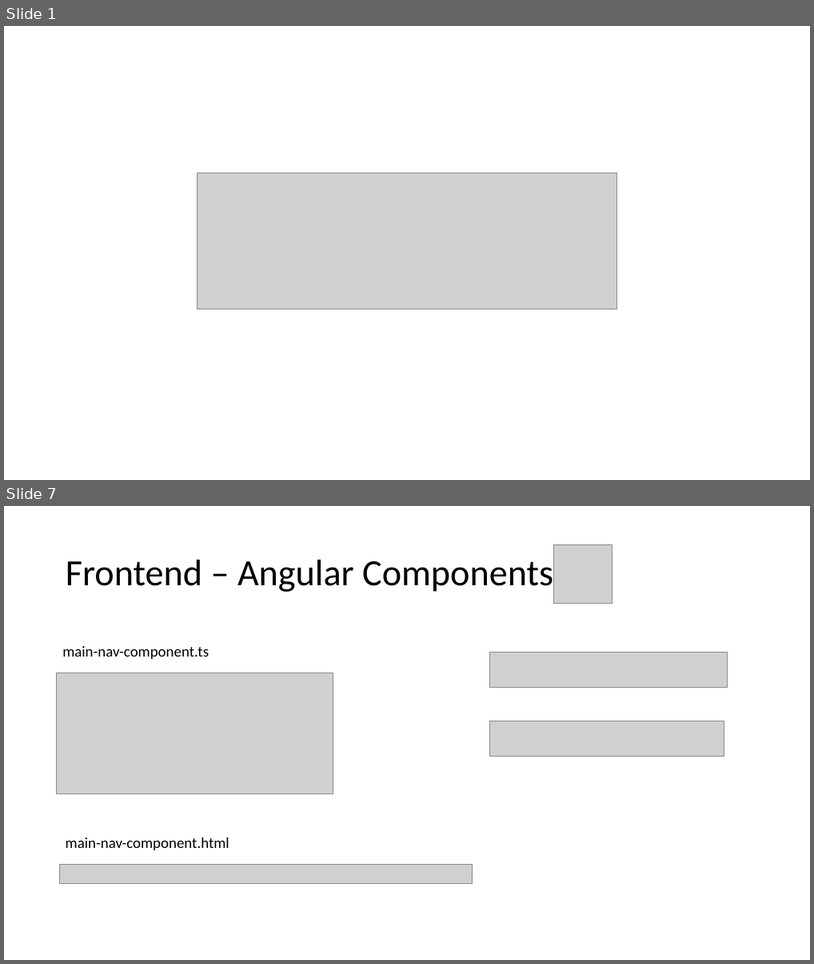
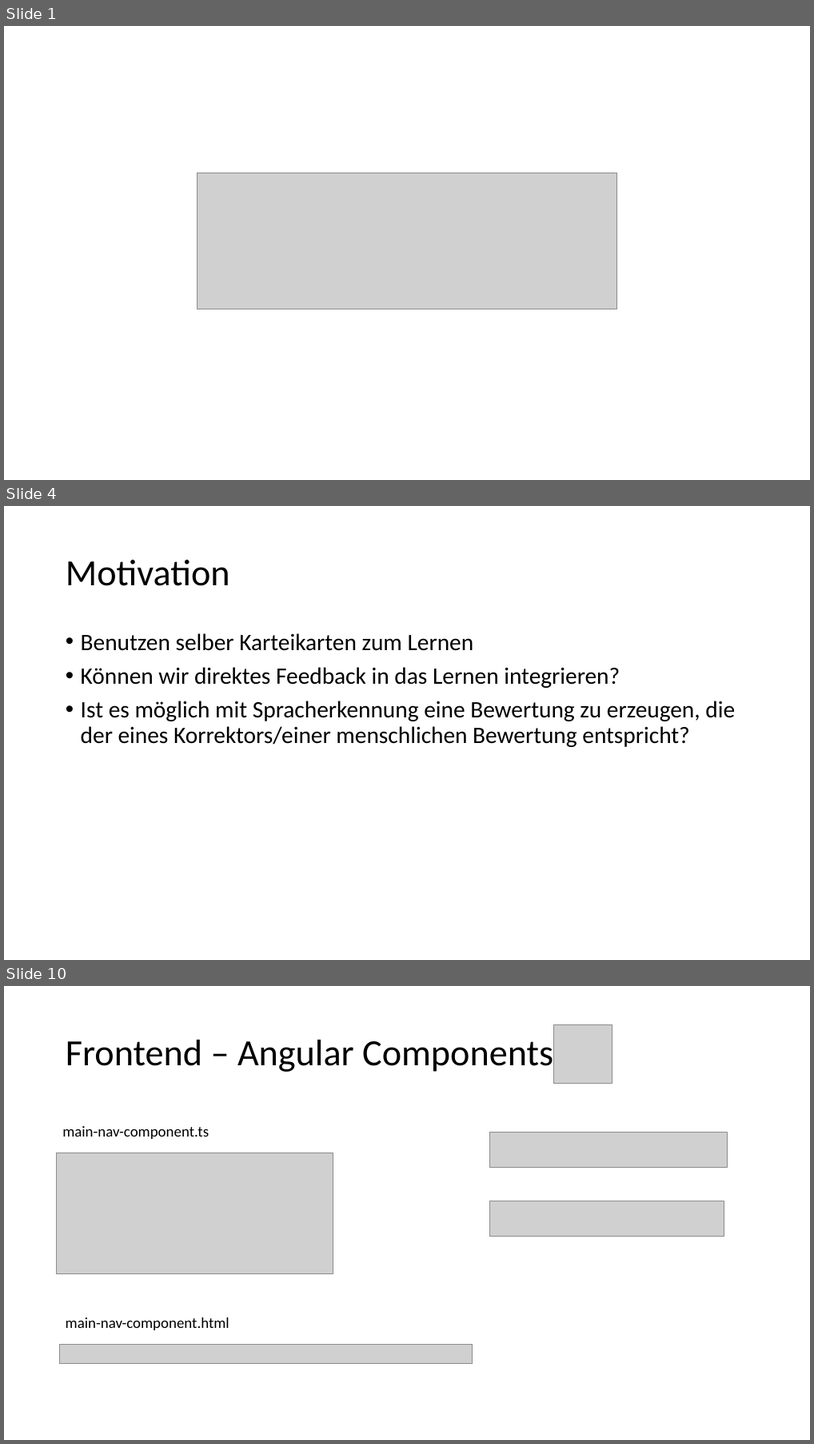
Before and after one commit to patsab/Alias_Learning, a slide deck: PowerPoint/Alias_Präsentation.pptx. Shown one above the other, each under a label of ours: slides 1 and 7 before the commit, slides 1, 4 and 10 after it; the slides between them are not shown. The pictures are 814x964 and 814x1444 pixels, drawn with LibreOffice and Linux fonts; fonts in the diff are those of the drawing; grey boxes stand for pictures; background and template pictures are left out. Boxes give left, top, right and bottom in pixels: in the first picture for what was removed or moved away, otherwise in the second. Text is boxed around its words. In the diff, an @@ line names an element or a change of style, - is before the commit and + after.

```diff
--- a/PowerPoint/Alias_Präsentation.pptx
+++ b/PowerPoint/Alias_Präsentation.pptx
@@ slide 4 added at (4,506,810,960), background #FFFFFF @@
@@ title added at (66,560,230,586), 44 pt, text #000000 @@
+Motivation
@@ text added at (81,633,735,747), 28 pt, text #000000 @@
+• Benutzen selber Karteikarten zum Lernen
+• Können wir direktes Feedback in das Lernen integrieren?
+• Ist es möglich mit Spracherkennung eine Bewertung zu erzeugen, die der eines Korrektors/einer menschlichen Bewertung entspricht?
@@ what was slide 7 is now slide 10 @@
```
Also in this commit, not shown: 8 slides changed, 5 other slides added, 1 slide removed, 2 other files.
